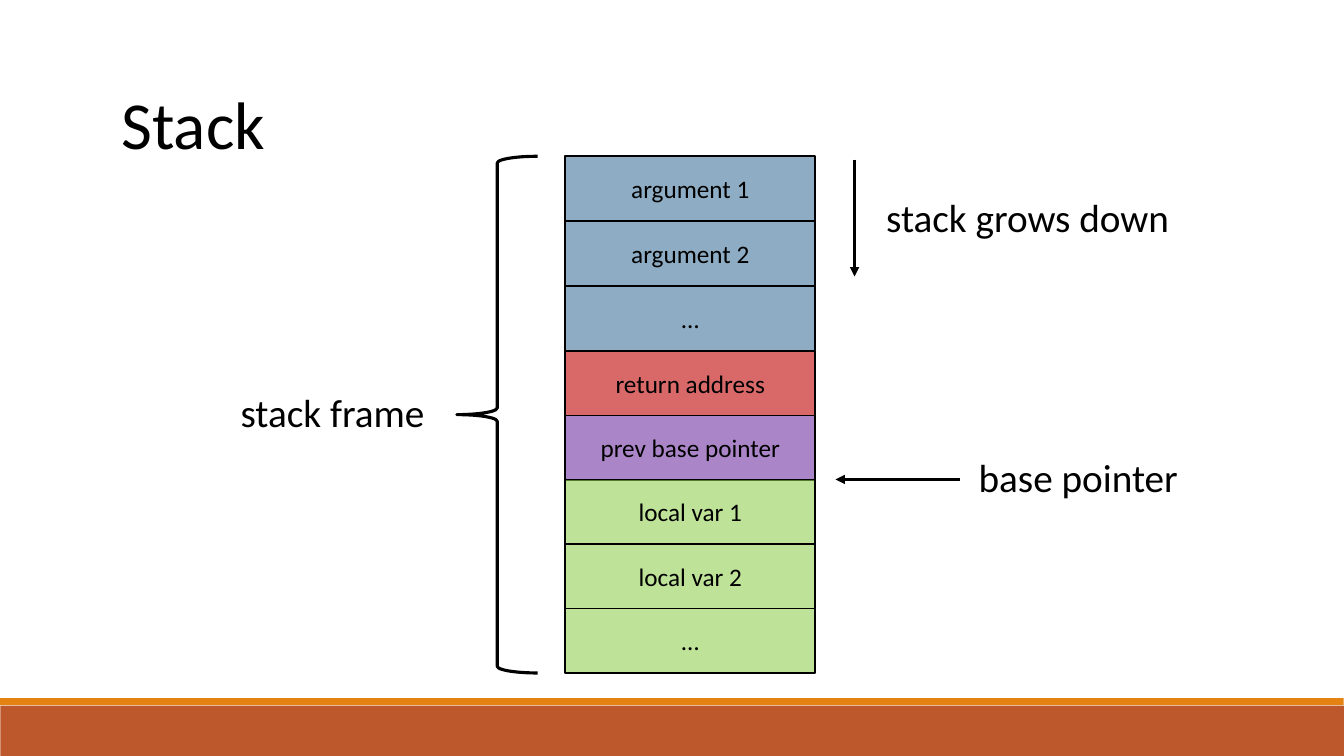
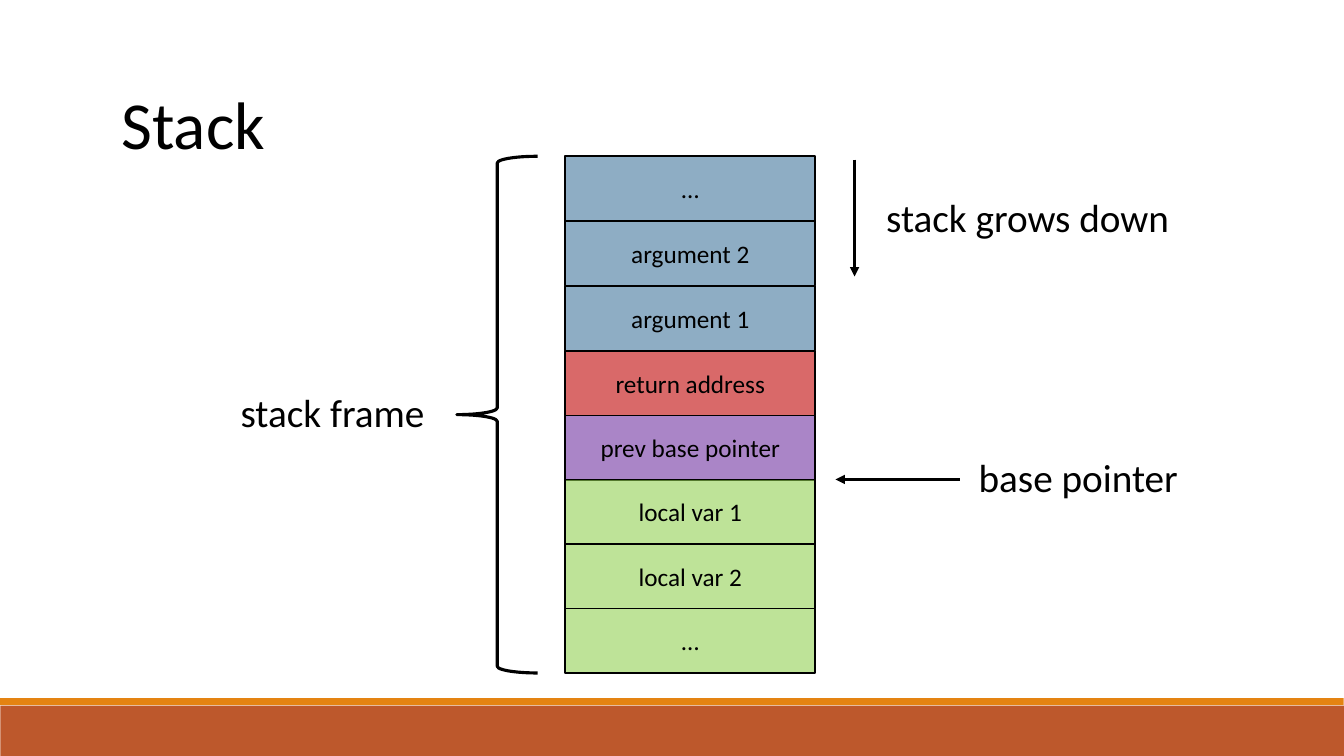
Before and after one commit to raghadzeidan/COMPILATION_TAU_FOR_STUDENTS, a slide deck: slide 103 of new_slides/semantic.pptx. Drawn at 1344x756 pixels with LibreOffice and Linux fonts; fonts in the diff are those of the drawing. Boxes give left, top, right and bottom in pixels: in the first picture for what was removed or moved away, otherwise in the second. Text is boxed around its words. In the diff, an @@ line names an element or a change of style, - is before the commit and + after.

```diff
--- a/new_slides/semantic.pptx
+++ b/new_slides/semantic.pptx
@@ text in rectangle at box(631, 181, 750, 203): text changed @@
-argument 1
+…
@@ text in rectangle at box(631, 311, 750, 333): text changed @@
-…
+argument 1
```
Also in this commit, not shown: 10 other slides changed, 1 other file.
